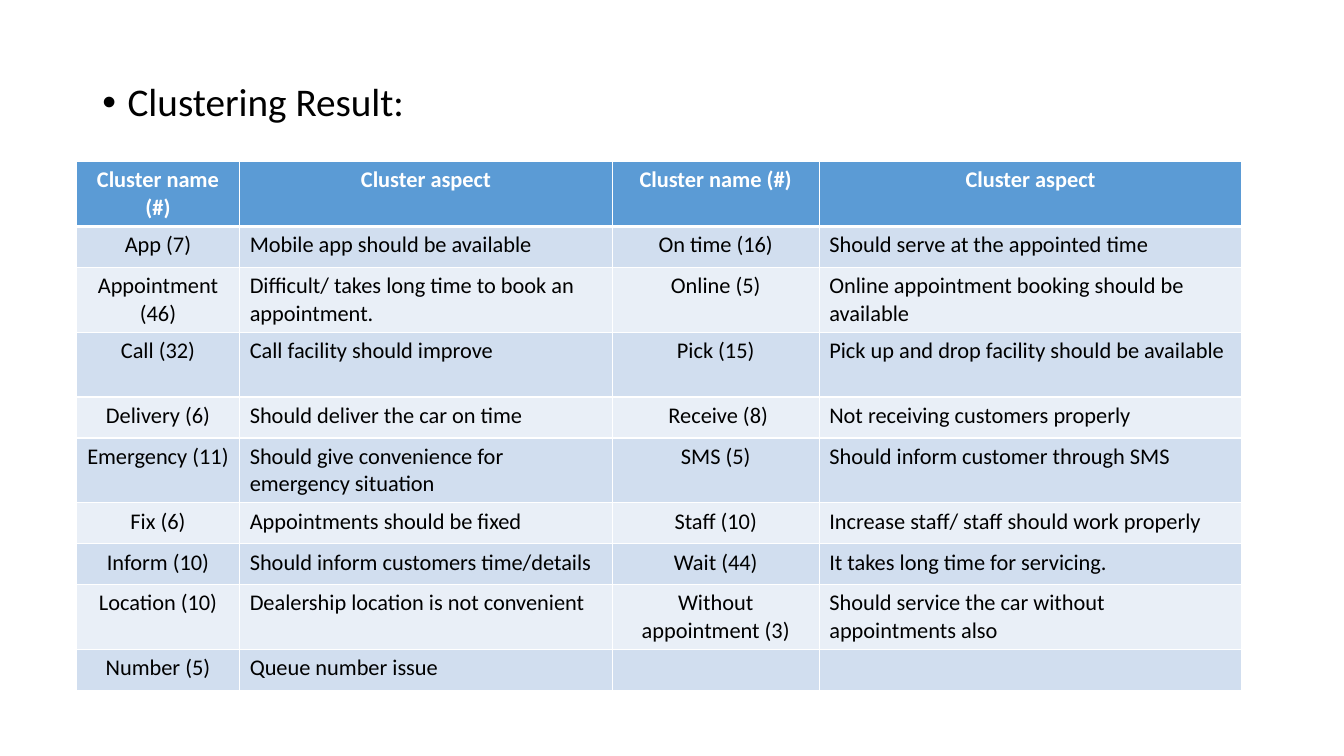
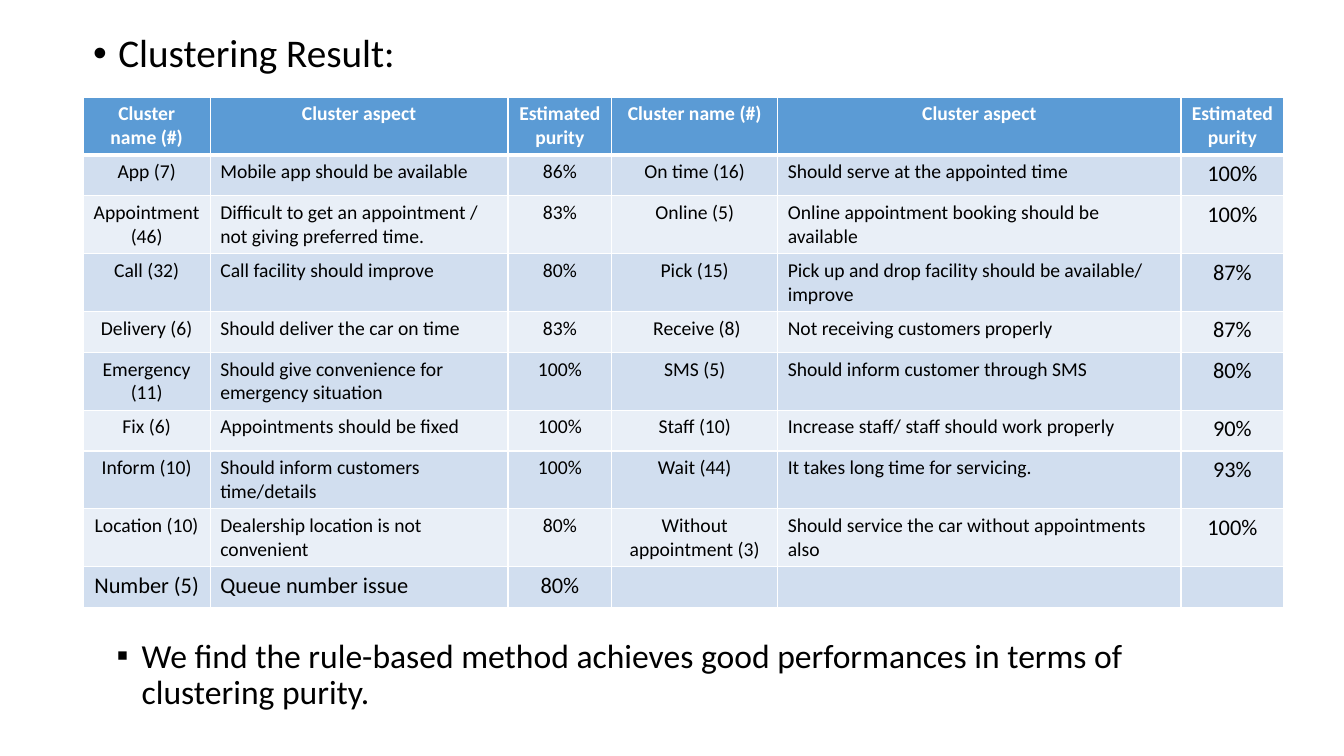
Before and after one commit to Li-Pengfei/review_clustering_Deloitte, a slide deck: slide 10 of Clustering_results_for_Deloitte_v1.pptx (slide 4 before the commit). Drawn at 1344x756 pixels with LibreOffice and Linux fonts; fonts in the diff are those of the drawing. Boxes give left, top, right and bottom in pixels: in the first picture for what was removed or moved away, otherwise in the second. Text is boxed around its words. In the diff, an @@ line names an element or a change of style, - is before the commit and + after.

```diff
--- a/Clustering_results_for_Deloitte_v1.pptx
+++ b/Clustering_results_for_Deloitte_v1.pptx
@@ text "Clustering Result:": place and size @@
-text "Clustering Result:" at [128,88,404,123]
+text "Clustering Result:" at [118,39,394,74]
@@ table at [83,97,1284,603] @@
-column 2: Cluster aspect | Mobile app should be available | Difficult/ takes long time to book an appointment. | Call facility should improve | Should deliver the car on time | Should give convenience for emergency situation | Appointments should be fixed | Should inform customers time/details | Dealership location is not convenient | Queue number issue
+column 2: Cluster aspect | Mobile app should be available | Difficult to get an appointment / not giving preferred time. | Call facility should improve | Should deliver the car on time | Should give convenience for emergency situation | Appointments should be fixed | Should inform customers time/details | Dealership location is not convenient | Queue number issue
+column 3: Estimated purity | 86% | 83% | 80% | 83% | 100% | 100% | 100% | 80% | 80%
-column 4: Cluster aspect | Should serve at the appointed time | Online appointment booking should be available | Pick up and drop facility should be available | Not receiving customers properly | Should inform customer through SMS | Increase staff/ staff should work properly | It takes long time for servicing. | Should service the car without appointments also | 
+column 5: Cluster aspect | Should serve at the appointed time | Online appointment booking should be available | Pick up and drop facility should be available/ improve | Not receiving customers properly | Should inform customer through SMS | Increase staff/ staff should work properly | It takes long time for servicing. | Should service the car without appointments also | 
+column 6: Estimated purity | 100% | 100% | 87% | 87% | 80% | 90% | 93% | 100% | 
@@ table: place and size @@
-table at [77,161,1242,685]
+table at [83,97,1284,603]
@@ text added at [142,644,1122,710], 24 pt, text #000000 @@
+  ▪ We find the rule-based method achieves good performances in terms of clustering purity.
```
Also in this commit, not shown: 12 other slides changed, 13 slides added, 15 other files.
